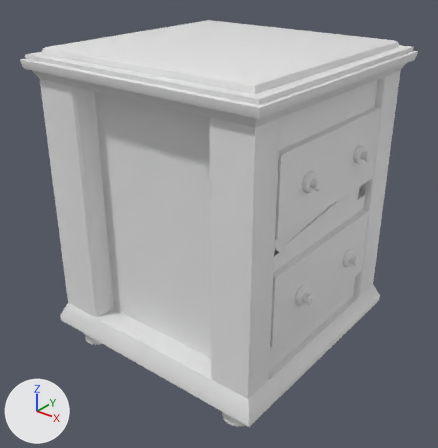
The Blender file Assets/3BedsideDrawer/bedsidedrawer.blend: old version first, new version second.
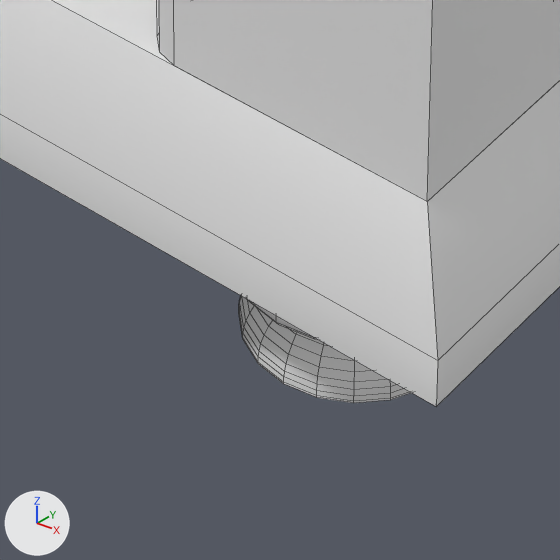
The first picture shows the older version from a 50 mm lens placed at (2.94, -3.75, 3.39), pointed at (0.02, -0.1, 1.13). The close-ups show both versions on the part from 43% to 61% of the width and 83% to 100% of the height of that picture. The lights are fixed; the arrows at lower left show +X, +Y and +Z. The close-ups show mesh edges as thin lines. Materials are left out; every surface is plain grey.

The first close-up shows 'Down', 'box', 'feet'.
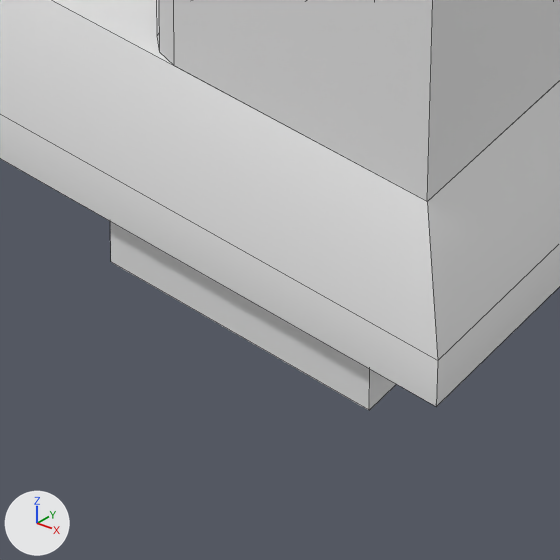
Boxes (x1, y1, x2, y2) around the edits, measured in the close-ups (560 x 560 px):
```json
{"object": "feet2", "change": "added", "after": [110, 221, 396, 410]}
{"object": "feet", "change": "hidden", "before": [239, 296, 412, 403]}
```

Scene script edits in JSON lines:
```json
{"op": "add", "block": "me_cube", "code": ["me_cube = bpy.data.meshes.new('Cube')", "me_cube.from_pydata(...)  # a box spanning x -1.0..1.0, y -1.0..1.0, z -1.0..1.0; a box spanning x 8.42..10.42, y -1.0..1.0, z -1.0..1.0; a box spanning x -1.0..1.0, y 6.03..8.03, z -1.0..1.0; a box spanning x 8.42..10.42, y 6.03..8.03, z -1.0..1.0"]}
{"op": "add", "block": "ob_feet", "code": "ob_feet.hide_set(True)"}
{"op": "add", "block": "ob_feet2", "code": ["ob_feet2 = bpy.data.objects.new('feet2', me_cube)", "ob_feet2.location = (-0.789, -0.802, 0.166)", "ob_feet2.scale = (0.168, 0.228, 0.0646)"]}
```
